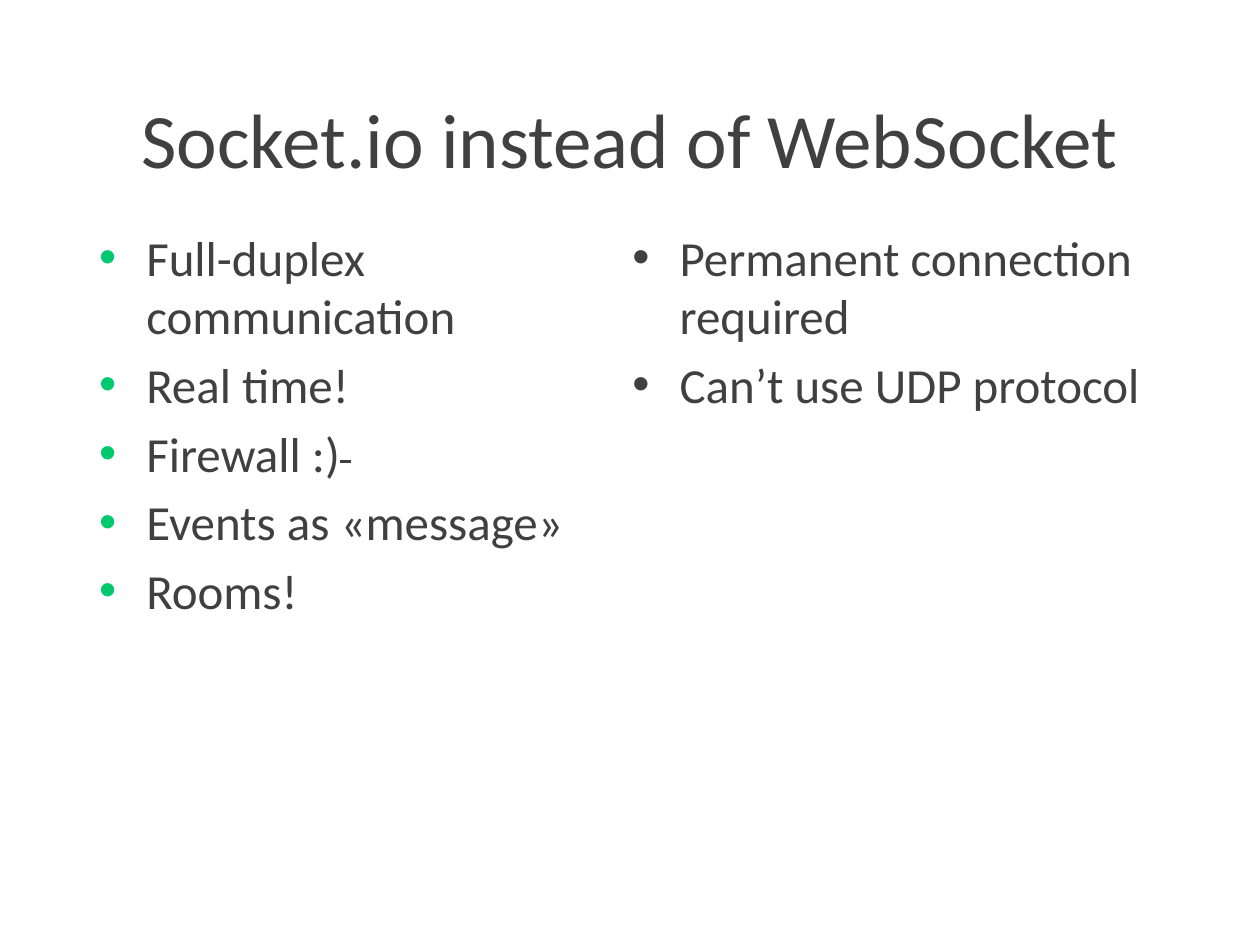
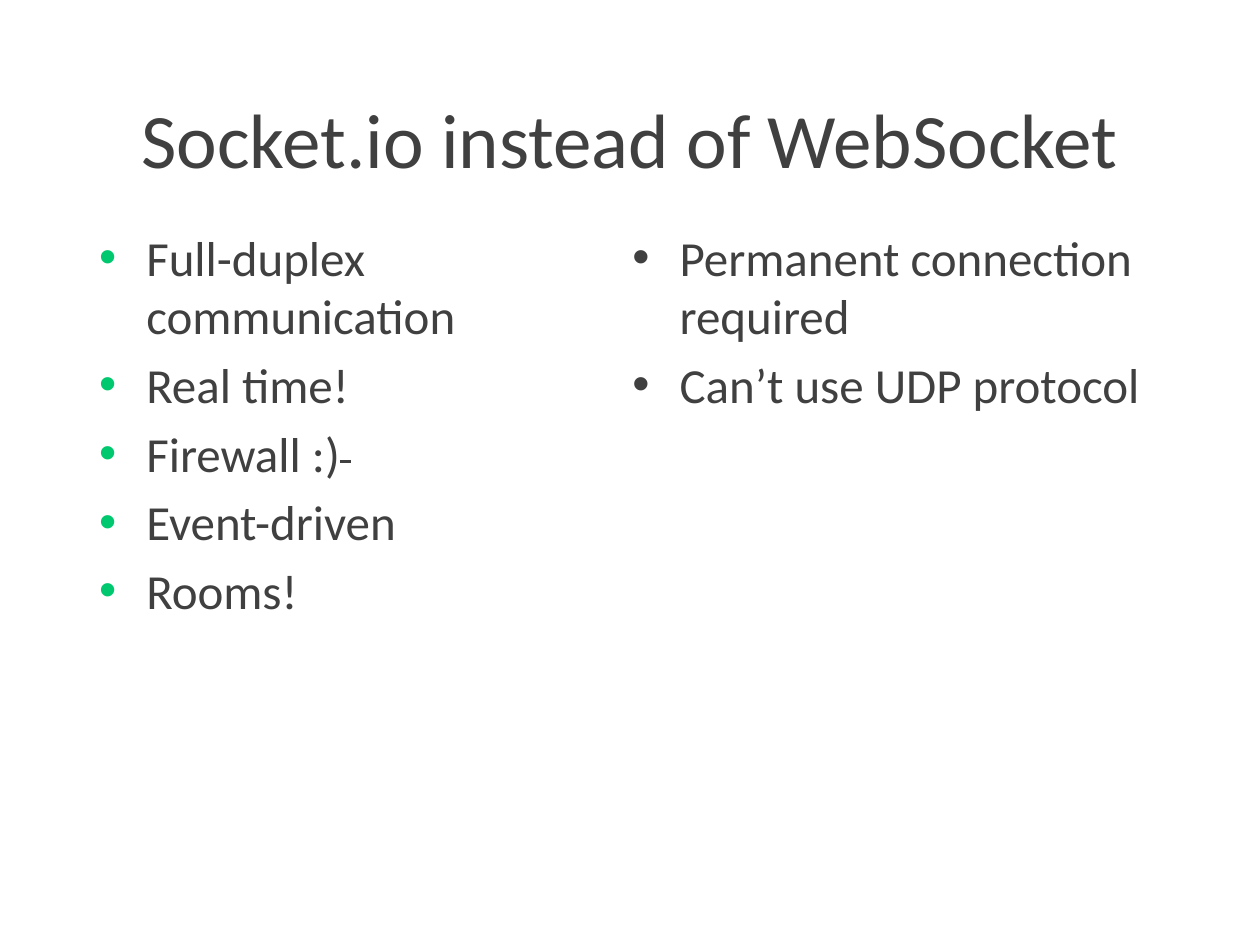
Before and after one commit to Lotti/codemotion2015, a slide deck: slide 18 of slides/slides.pptx. Drawn at 1260x945 pixels with LibreOffice and Linux fonts; fonts in the diff are those of the drawing; background and template pictures are left out. Boxes give left, top, right and bottom in pixels: in the first picture for what was removed or moved away, otherwise in the second. Text is boxed around its words. In the diff, an @@ line names an element or a change of style, - is before the commit and + after.

```diff
--- a/slides/slides.pptx
+++ b/slides/slides.pptx
@@ text at [146, 506, 396, 541]: text changed @@
-• Events as «message»
+• Event-driven
```
Also in this commit, not shown: 6 other slides changed.
